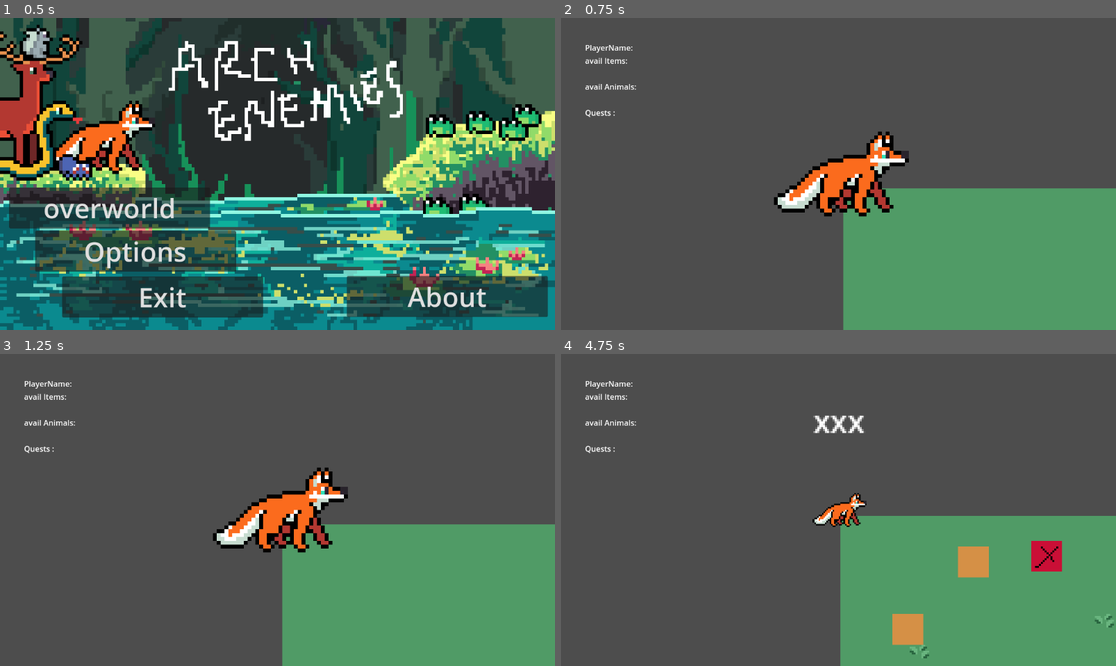
Above: before the commit, frames 1-4 (two rows, left to right).
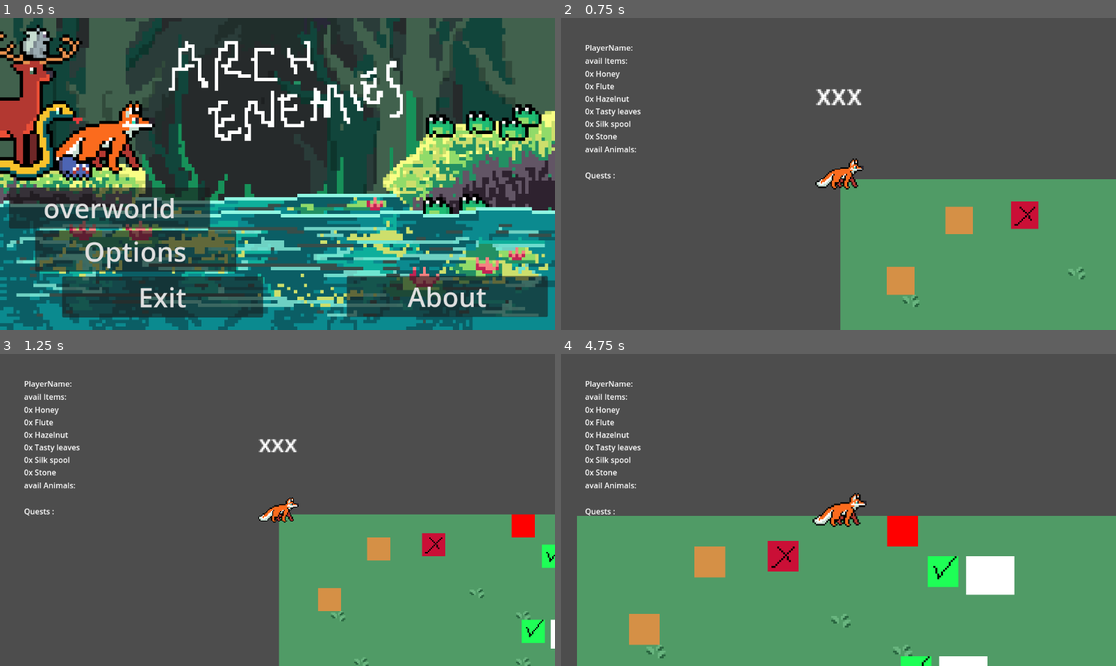
Above: after the commit, the same moments.

Repository: mango-gremlin/arch-enemies
Game: Godot game, scene res://overworld/ui/main_menu/main_menu.tscn
Two runs of this game, one before a commit and one after it. Both use one fixed random seed, a clock stepped at 60 frames per second and the inputs below.
Inputs (mouse positions are in pixels of both pictures, inside the frame that each line leads up to):
- Up to frame 1 (0.5 s): no input
- Up to frame 2 (0.75 s): click "overworld" at 0.5 s
- Up to frame 3 (1.25 s): no input
- Up to frame 4 (4.75 s): tap Enter at 1.25 s; move the mouse to (960, 494) at 1.27 s; press the mouse at (960, 494) at 1.28 s; hold D (move_right) 1.28-2.78 s; tap Space (jump) at 1.52, 2.27, 2.75, 3.77, 4.52 s; move the mouse to (727, 525) at 2.02 s; release the mouse at (727, 525) at 2.03 s; tap E (interact_overworld) at 2.1 s; move the mouse to (894, 441) at 2.77 s; hold A (left) 2.78-3.53 s; tap Q (use_item) at 2.85 s; move the mouse to (810, 572) at 3.52 s; hold D (move_right) from 3.53 s (still down); tap Mouse wheel down (zoom_in) at 3.6 s; move the mouse to (1005, 556) at 4.27 s; hold Mouse wheel up (zoom_out) from 4.28 s (still down)

Frame 1 is identical in both runs. In frame 2, 7.0% of the frame differs, in the area x 4-100%, y 16-100%; in frame 3, 7.5%; in frame 4, 28%, in the area x 2-100%, y 16-100%.
Error before the commit: Parse Error: Could not find type "AnimalType" under base "NPC_interaction". (res://singleton_scripts/singleton_player.gd:60)

Commit message:
add testing area for overworld, fix reference issue in singleton

Diff:
--- /dev/null
+++ b/Arch-enemies/overworld/overworld_test_scene.tscn
@@ -0,0 +1,112 @@
+[gd_scene load_steps=9 format=3 uid="uid://cgrqf8c5rjehq"]
+
+[ext_resource type="Script" path="res://overworld/overworld.gd" id="1_68nsw"]
+[ext_resource type="PackedScene" uid="uid://dndu4pg1i3tlf" path="res://overworld/scenes/player.tscn" id="2_t5ll0"]
+[ext_resource type="PackedScene" uid="uid://p30p3o0e473c" path="res://overworld/scenes/world.tscn" id="3_1pyue"]
+[ext_resource type="PackedScene" uid="uid://cgvraulefjyn8" path="res://overworld/ui/overworld_ui/overworld_ui.tscn" id="4_3du0v"]
+[ext_resource type="PackedScene" uid="uid://5llfgi2ysvie" path="res://overworld/entities/interaction_overworld/bridge_interaction.tscn" id="5_kg5rd"]
+[ext_resource type="PackedScene" uid="uid://bj3a1sw80l6wj" path="res://overworld/entities/interaction_overworld/item_interaction.tscn" id="6_l2rj7"]
+[ext_resource type="PackedScene" uid="uid://drn1loe1wknbq" path="res://overworld/entities/interaction_overworld/npc_interaction.tscn" id="7_vf2em"]
+
+[sub_resource type="RectangleShape2D" id="RectangleShape2D_25akq"]
+size = Vector2(36, 20)
+
+[node name="maingame" type="Node"]
+script = ExtResource("1_68nsw")
+
+[node name="Player" parent="." instance=ExtResource("2_t5ll0")]
+
+[node name="world" parent="." instance=ExtResource("3_1pyue")]
+
+[node name="overworld_ui" parent="." instance=ExtResource("4_3du0v")]
+
+[node name="bridge_interaction" parent="." instance=ExtResource("5_kg5rd")]
+position = Vector2(190, 28)
+dest_island_id = 1
+bridge_description = "connects from 0 to 1 "
+
+[node name="bridge_parts" type="Node2D" parent="bridge_interaction"]
+visible = false
+
+[node name="bridge_part" type="ColorRect" parent="bridge_interaction/bridge_parts"]
+offset_left = 12.0
+offset_top = -7.0
+offset_right = 37.0
+offset_bottom = 13.0
+
+[node name="bridge_collision_shape" type="StaticBody2D" parent="bridge_interaction"]
+
+[node name="bridge_collision" type="CollisionShape2D" parent="bridge_interaction/bridge_collision_shape"]
+position = Vector2(25, 1)
+shape = SubResource("RectangleShape2D_25akq")
+
+[node name="bridge_interaction3" parent="." instance=ExtResource("5_kg5rd")]
+position = Vector2(107, 20)
+start_island_id = 2
+bridge_description = "this connects 2 and 0 "
+
+[node name="bridge_parts" type="Node2D" parent="bridge_interaction3"]
+visible = false
+
+[node name="bridge_part" type="ColorRect" parent="bridge_interaction3/bridge_parts"]
+offset_left = 12.0
+offset_top = -7.0
+offset_right = 37.0
+offset_bottom = 13.0
+
+[node name="bridge_collision_shape" type="StaticBody2D" parent="bridge_interaction3"]
+
+[node name="bridge_collision" type="CollisionShape2D" parent="bridge_interaction3/bridge_collision_shape"]
+position = Vector2(25, 1)
+shape = SubResource("RectangleShape2D_25akq")
+
+[node name="bridge_interaction2" parent="." instance=ExtResource("5_kg5rd")]
+position = Vector2(176, 80)
+bridge_description = "connects from 0 to 0"
+
+[node name="bridge_parts" type="Node2D" parent="bridge_interaction2"]
+visible = false
+
+[node name="bridge_part" type="ColorRect" parent="bridge_interaction2/bridge_parts"]
+offset_left = 12.0
+offset_top = -7.0
+offset_right = 37.0
+offset_bottom = 13.0
+
+[node name="bridge_collision_shape" type="StaticBody2D" parent="bridge_interaction2"]
+
+[node name="bridge_collision" type="CollisionShape2D" parent="bridge_interaction2/bridge_collision_shape"]
+position = Vector2(25, 1)
+shape = SubResource("RectangleShape2D_25akq")
+
+[node name="item_interaction" parent="." instance=ExtResource("6_l2rj7")]
+position = Vector2(378, 113)
+item_type = 2
+item_dialogue_success = "you got an item!"
+item_dialogue_failure = "no item found"
+
+[node name="item_interaction2" parent="." instance=ExtResource("6_l2rj7")]
+position = Vector2(169, 8)
+item_type = 3
+item_dialogue_success = "item? "
+item_dialogue_failure = "item :("
+
+[node name="NpcInteraction" parent="." instance=ExtResource("7_vf2em")]
+position = Vector2(69, 24)
+npc_name = "Rubert"
+npc_type = 1
+has_quest = 1
+dialogue_quest_done = "does not have a quest on default!"
+
+[node name="NpcInteraction2" parent="." instance=ExtResource("7_vf2em")]
+position = Vector2(35, 59)
+npc_id = 1
+npc_name = "Eve"
+npc_type = 2
+reward_item = 4
+required_item = 2
+dialogue_quest_undone = "missing the item :("
+dialogue_quest_done = "thanks for the item!"
+
+[connection signal="saved_player" from="Player" to="." method="_on_player_saved_player"]
+[connection signal="updated_inventory" from="Player" to="overworld_ui" method="_on_player_updated_inventory"]
--- a/Arch-enemies/singleton_scripts/singleton_player.gd
+++ b/Arch-enemies/singleton_scripts/singleton_player.gd
@@ -57,8 +57,8 @@
 
 	return false
 
-func add_to_animal_inventory(new_animal:NPC_interaction.AnimalType):
-	if new_animal != NPC_interaction.AnimalType.NONE:
+func add_to_animal_inventory(new_animal:AnimalType):
+	if new_animal != AnimalType.NONE:
 		# valid entry given
 		var selected_animal = animal_inventory[new_animal]
 		selected_animal.increase_amount
